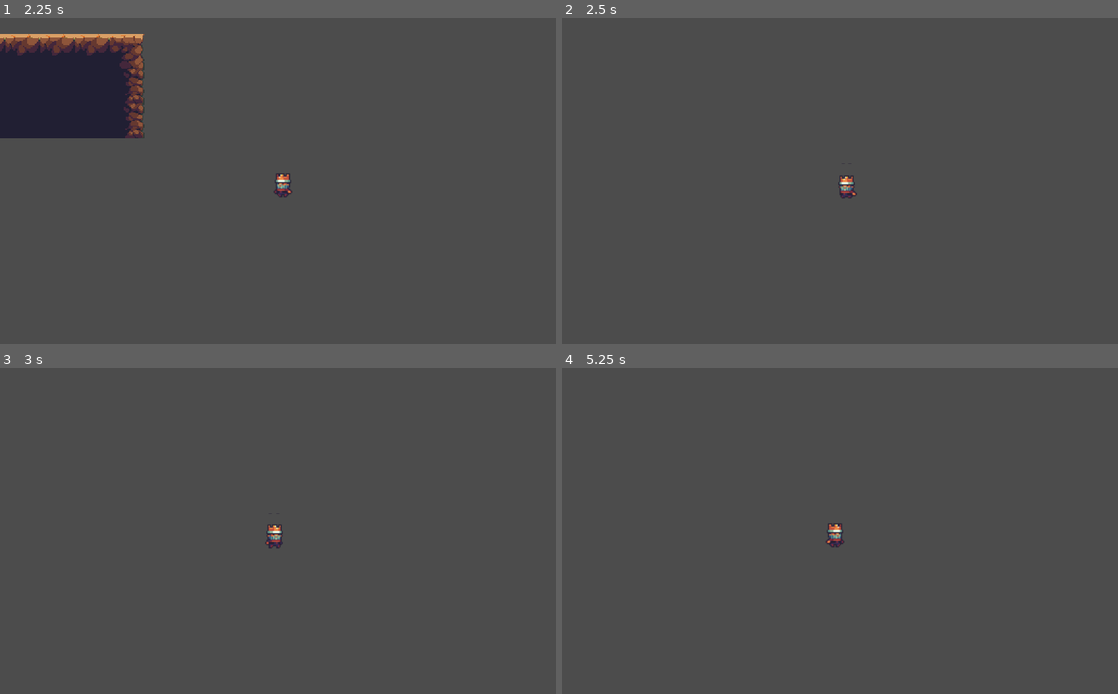
Above: before the commit, frames 1-4 (two rows, left to right).
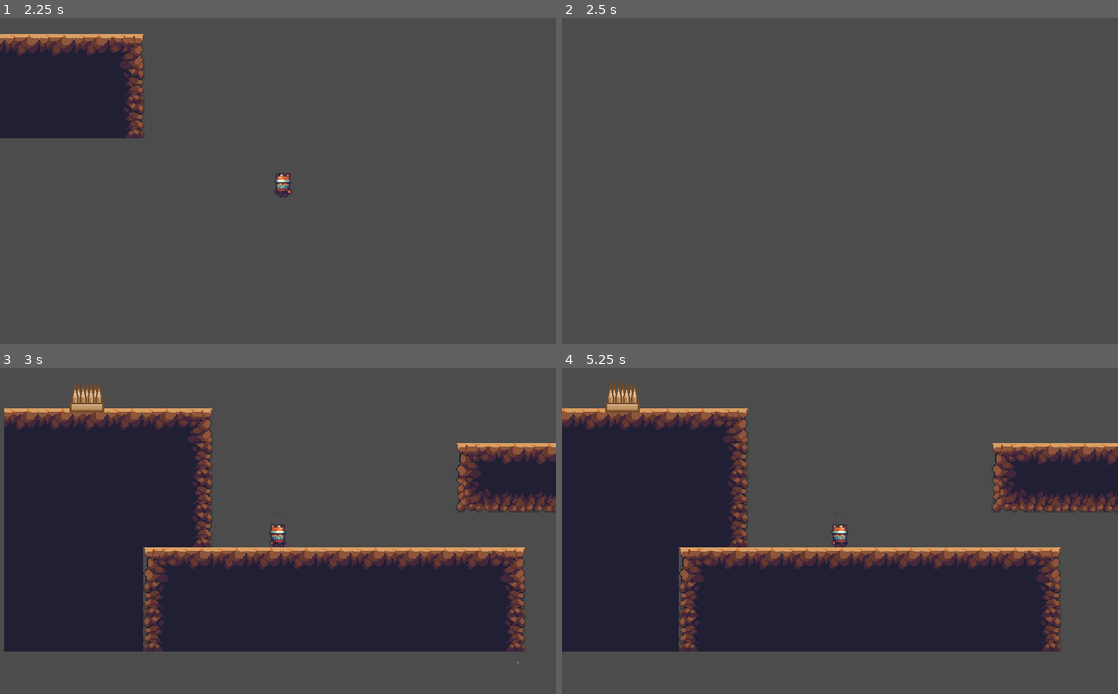
Above: after the commit, the same moments.

Repository: wusca/a-terrible-game
Game: Godot game, scene res://Scenes/Stage.tscn
Two runs of this game, one before a commit and one after it. Both use one fixed random seed, a clock stepped at 60 frames per second and the inputs below.
Inputs:
- Up to frame 1 (2.25 s): hold D (move_right) 0.53-2.03 s; tap Up (jump) at 0.77, 1.52 s; hold A (move_left) from 2.03 s (still down)
- Up to frame 2 (2.5 s): keep holding A (move_left)
- Up to frame 3 (3 s): release A (move_left) at 2.78 s; hold D (move_right) from 2.78 s (still down)
- Up to frame 4 (5.25 s): tap Up (jump) at 3.02, 3.77, 4.52 s; release D (move_right) at 4.28 s; hold A (move_left) 4.28-5.03 s; hold D (move_right) from 5.03 s (still down)

Frame 1 is identical in both runs. In frame 2, 0.2% of the frame differs, in the area x 49-53%, y 48-56%; in frame 3, 50%, in the area x 0-100%, y 4-91%; in frame 4, 48%.

Commit message:
Update Level.gd

Diff:
--- a/Code/Level.gd
+++ b/Code/Level.gd
@@ -5,7 +5,7 @@
 func _ready():
 	#Calls startup functions
 	default_player_position = get_node("Player").position
-	get_node("Death Area").connect("body_entered", self, "kill_player")
+	get_node("Death Area").connect("body_entered", self, "death")
 
 
 func respawn(body):
